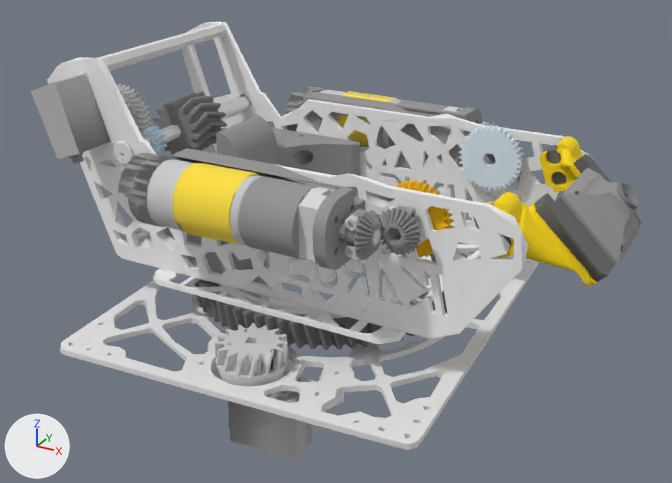
Before and after pictures for a commit that changed the glTF model models/turret.glb.
One viewpoint serves both versions: a camera (50 mm lens) standing at (0.248, -0.441, 0.524) and looking at (0.009, -0.007, 0.307). The axes (+X, +Y, +Z) are drawn at lower left. The lights are the same throughout. The first picture is the older version. Where no turn or scale is listed for an object, it has been applied to the vertices. Vertices at exactly the same position are counted once.

In view in the first picture: 'turret_0', 'turret_1', 'turret_10', 'turret_12', 'turret_2', 'turret_3', 'turret_4', 'turret_5', 'turret_6', 'turret_7', 'turret_8', 'turret_9' and 2 more.
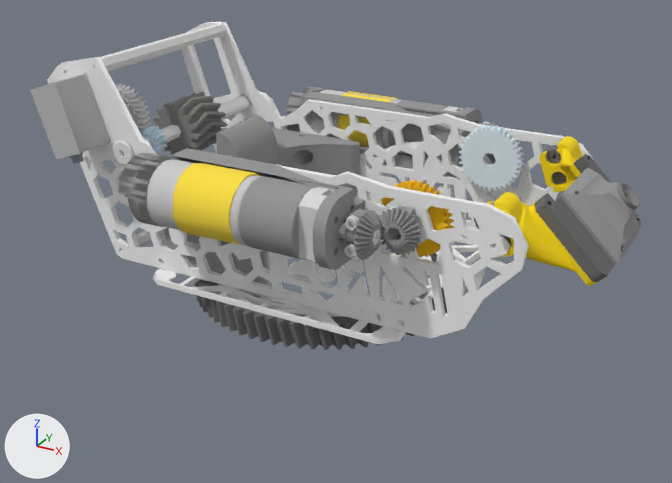
What differs and where, as boxes [x1, y1, x2, y2] in the pictures (672 x 483 px; the box of a moved part takes in the faces that stretch with it):
'turret_2', reshaped (20% shorter)
    before: [47, 22, 594, 426]
    after: [47, 22, 594, 344]
'turret_5', reshaped
    before: [60, 24, 539, 450]
    after: [100, 24, 252, 247]
'turret_10', reshaped
    before: [31, 73, 312, 461]
    after: [31, 73, 111, 164]
'turret_0', reshaped (mostly hidden afterwards)
    before: [116, 83, 490, 387]
    after: [115, 83, 490, 258]
part 1 of me_mesh1904_mesh, deleted
    before: [215, 323, 289, 387]
part 2 of me_mesh1904_mesh, moved or reshaped (mostly hidden)
    before: [118, 84, 136, 123]
    after: [121, 84, 136, 124]
part 3 of me_mesh1904_mesh, moved or reshaped
    before: [344, 205, 398, 259]
    after: [344, 205, 398, 258]
part 4 of me_mesh25002_mesh, deleted (mostly hidden)
    before: [212, 365, 344, 426]
part 5 of me_mesh25002_mesh, cut back
    before: [67, 57, 529, 339]
    after: [62, 22, 592, 339]
part 6 of me_mesh27076_mesh, added
    after: [537, 193, 603, 282]
part 7 of me_mesh27090_mesh, deleted
    before: [60, 248, 539, 450]
part 8 of me_mesh1967_mesh, deleted
    before: [228, 374, 312, 461]
part 9 of me_mesh1967_mesh, built on
    after: [31, 74, 111, 159]

The change in detail:
me_mesh1904_mesh is used by ob_turret_0; location (-0.1188, -0.0446, 0.3708).
me_mesh1904_mesh had 1573 vertices, 3214 faces and spanned x -0.019..0.202, y -0.068..0.134, z -0.106..0.019.
me_mesh1904_mesh now has 1248 vertices, 2369 faces and spans x -0.019..0.202, y -0.045..0.134, z -0.03..0.019.
me_mesh1904_mesh part 1: the loose piece of 409 vertices spanning x 0.107..0.145, y -0.068..-0.03, z -0.106..-0.087 is deleted.
me_mesh1904_mesh part 2: 15 vertices moved from x -0.012..0.015, y 0.002..0.012, z -0.019..0.019 to x -0.013..0.015, y 0.002..0.012, z -0.019..0.019; 74 vertices removed from x -0.016..0.016, y 0.0..0.012, z -0.016..0.016; 127 vertices added at x -0.016..0.016, y 0.0..0.012, z -0.016..0.016.
me_mesh1904_mesh part 3: 20 vertices moved from x 0.177..0.197, y -0.045..-0.021, z -0.03..-0.009 to x 0.177..0.197, y -0.045..-0.018, z -0.03..-0.009; 52 vertices removed from x 0.178..0.197, y -0.045..-0.019, z -0.03..-0.009; 63 vertices added at x 0.178..0.197, y -0.045..-0.018, z -0.03..-0.009.
Other edits to the shape of me_mesh1904_mesh do not show in these pictures.
me_mesh25002_mesh is used by ob_turret_2; location (-0.0376, -0.061, 0.2628).
me_mesh25002_mesh had 4116 vertices, 9208 faces and spanned x -0.112..0.175, y -0.049..0.16, z -0.009..0.149.
me_mesh25002_mesh now has 4383 vertices, 9778 faces and spans x -0.112..0.175, y -0.038..0.16, z 0.021..0.149.
me_mesh25002_mesh part 4: the loose piece of 98 vertices spanning x 0.016..0.093, y -0.049..-0.016, z -0.009..0.004 is deleted.
me_mesh25002_mesh part 5: 7 vertices moved from x 0.041..0.156, y -0.007..0.006, z 0.021..0.1 to x 0.041..0.157, y -0.005..0.006, z 0.021..0.098; 15 vertices removed from x -0.088..0.172, y -0.002..0.127, z 0.021..0.147; 379 vertices added at x -0.107..0.174, y -0.013..0.135, z 0.021..0.149.
Other edits to the shape of me_mesh25002_mesh do not show in these pictures.
me_mesh27076_mesh is used by ob_turret_4; location (0.078, 0.0, 0.351).
me_mesh27076_mesh had 1013 vertices, 2031 faces and spanned x -0.158..0.092, y -0.08..0.08, z -0.076..0.017.
me_mesh27076_mesh now has 1070 vertices, 2170 faces and spans x -0.158..0.092, y -0.08..0.08, z -0.076..0.017.
me_mesh27076_mesh part 6: 16 vertices added at x 0.038..0.086, y -0.058..-0.018, z -0.02..0.015.
Other edits to the shape of me_mesh27076_mesh do not show in these pictures.
me_mesh27090_mesh is used by ob_turret_5; location (-0.1797, 0.0579, 0.416).
me_mesh27090_mesh had 1015 vertices, 2242 faces and spanned x 0.031..0.29, y -0.188..0.073, z -0.149..-0.006.
me_mesh27090_mesh now has 295 vertices, 525 faces and spans x 0.031..0.091, y -0.121..0.006, z -0.123..-0.006.
me_mesh27090_mesh part 7: the loose piece of 872 vertices spanning x 0.069..0.29, y -0.188..0.073, z -0.149..-0.146 is deleted.
Other edits to the shape of me_mesh27090_mesh do not show in these pictures.
me_mesh1967_mesh is used by ob_turret_10; location (-0.122, -0.085, 0.3801).
me_mesh1967_mesh had 345 vertices, 678 faces and spanned x -0.018..0.166, y -0.019..0.04, z -0.156..0.028.
me_mesh1967_mesh now has 265 vertices, 519 faces and spans x -0.018..0.018, y 0.0..0.04, z -0.028..0.028.
me_mesh1967_mesh part 8: the loose piece of 165 vertices spanning x 0.111..0.166, y -0.019..0.003, z -0.156..-0.116 is deleted.
me_mesh1967_mesh part 9: 4 vertices moved within x -0.003..0.002, y 0.039, z -0.015..-0.003; 17 vertices removed from x -0.016..0.011, y 0.027..0.04, z -0.021..0.022; 102 vertices added at x -0.017..0.018, y 0.0..0.04, z -0.028..0.028.
